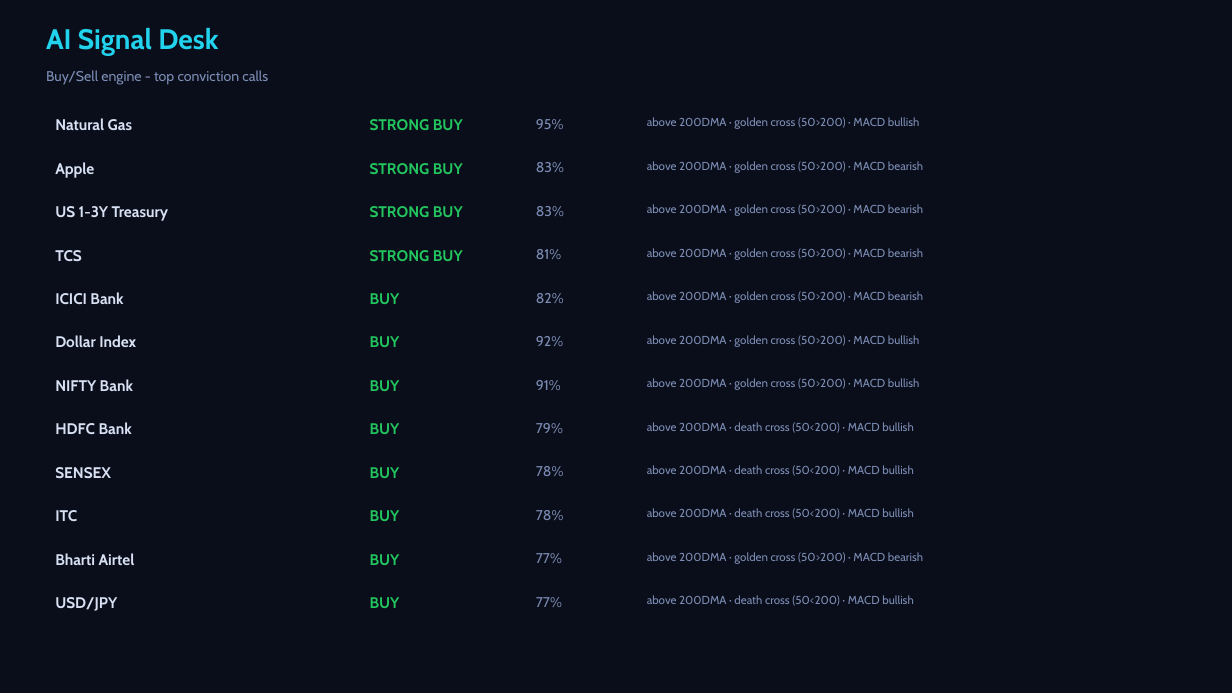
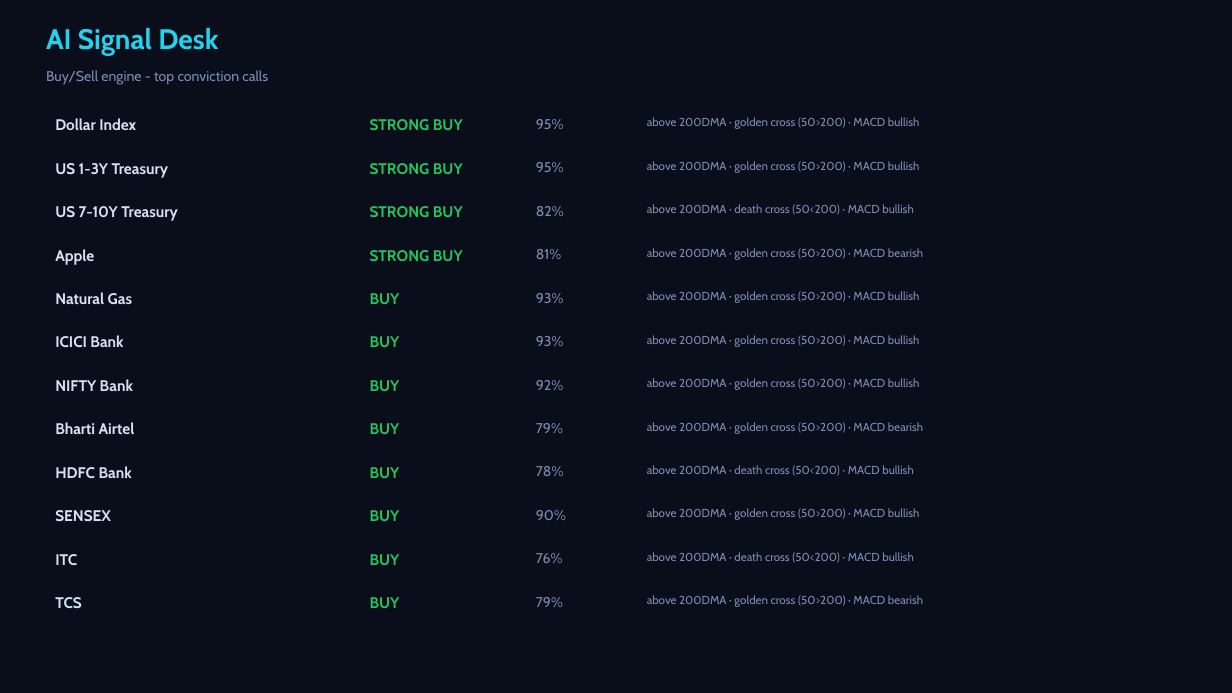
Before and after one commit to Pravkum23/pmr-terminal, a slide deck: slide 4 of docs/pmr_daily.pptx. Drawn at 1232x693 pixels with LibreOffice and Linux fonts; fonts in the diff are those of the drawing. Boxes give left, top, right and bottom in pixels: in the first picture for what was removed or moved away, otherwise in the second. Text is boxed around its words. In the diff, an @@ line names an element or a change of style, - is before the commit and + after.

```diff
--- a/docs/pmr_daily.pptx
+++ b/docs/pmr_daily.pptx
@@ text at (55, 118, 136, 130): text changed @@
-Natural Gas
+Dollar Index
@@ text added at (55, 163, 168, 178), 12 pt, text #D7E1F3, bold @@
+US 1-3Y Treasury
@@ text at (536, 162, 564, 172): text changed @@
-83%
+95%
@@ text at (647, 161, 919, 173): text changed @@
-above 200DMA · golden cross (50>200) · MACD bearish
+above 200DMA · golden cross (50>200) · MACD bullish
@@ text at (55, 206, 177, 221): text changed @@
-US 1-3Y Treasury
+US 7-10Y Treasury
@@ text "82%": place and size @@
-text "82%" at (536, 293, 564, 303)
+text "82%" at (536, 206, 564, 216)
@@ text removed at (536, 206, 564, 216) @@
-83%
@@ text at (647, 204, 913, 215): text changed @@
-above 200DMA · golden cross (50>200) · MACD bearish
+above 200DMA · death cross (50<200) · MACD bullish
@@ text "Apple": place and size @@
-text "Apple" at (55, 162, 94, 178)
+text "Apple" at (55, 249, 94, 265)
@@ text removed at (55, 250, 82, 261) @@
-TCS
@@ text added at (55, 292, 132, 304), 12 pt, text #D7E1F3, bold @@
+Natural Gas
@@ text added at (536, 293, 564, 303), 11 pt, text #7C8DB5 @@
+93%
@@ text at (647, 291, 919, 303): text changed @@
-above 200DMA · golden cross (50>200) · MACD bearish
+above 200DMA · golden cross (50>200) · MACD bullish
@@ text removed at (55, 335, 136, 347) @@
-Dollar Index
@@ text added at (536, 336, 564, 346), 11 pt, text #7C8DB5 @@
+93%
@@ text removed at (536, 380, 561, 390) @@
-91%
@@ text "Bharti Airtel": place and size @@
-text "Bharti Airtel" at (55, 553, 135, 565)
+text "Bharti Airtel" at (55, 422, 135, 434)
@@ text at (647, 422, 923, 434): text changed @@
-above 200DMA · death cross (50<200) · MACD bullish
+above 200DMA · golden cross (50>200) · MACD bearish
@@ text at (647, 508, 919, 520): text changed @@
-above 200DMA · death cross (50<200) · MACD bullish
+above 200DMA · golden cross (50>200) · MACD bullish
@@ text at (536, 510, 566, 520): text changed @@
-78%
+90%
@@ 5 texts: place and size @@
-5 texts at (55, 292, 563, 521)
+5 texts at (55, 335, 563, 565)
@@ text at (536, 553, 563, 563): text changed @@
-77%
+76%
@@ text at (647, 552, 913, 563): text changed @@
-above 200DMA · golden cross (50>200) · MACD bearish
+above 200DMA · death cross (50<200) · MACD bullish
@@ text at (55, 597, 82, 608): text changed @@
-USD/JPY
+TCS
@@ text at (536, 597, 563, 607): text changed @@
-77%
+79%
@@ text at (647, 595, 923, 607): text changed @@
-above 200DMA · death cross (50<200) · MACD bullish
+above 200DMA · golden cross (50>200) · MACD bearish
```
Also in this commit, not shown: 4 other slides changed, 2 other files.
